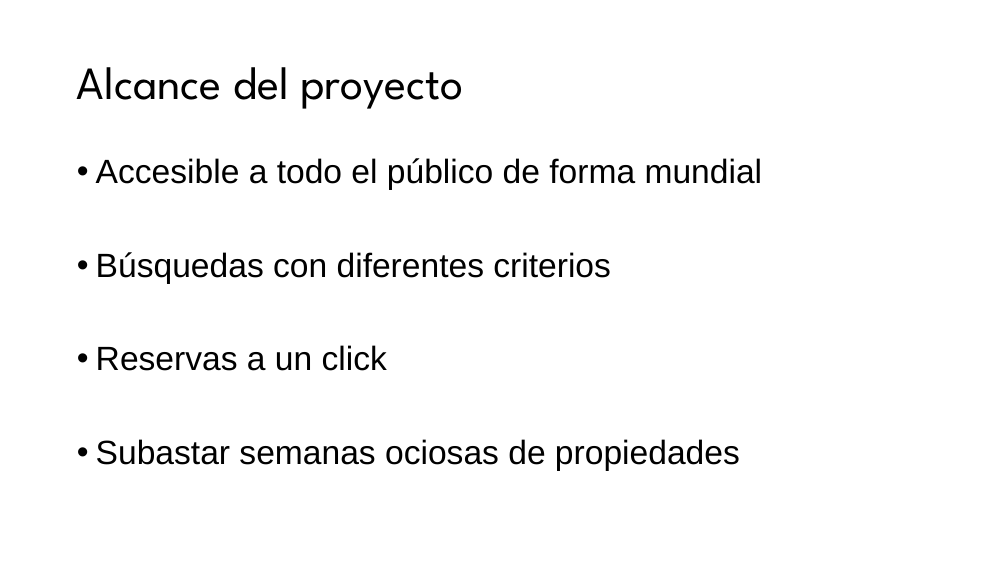
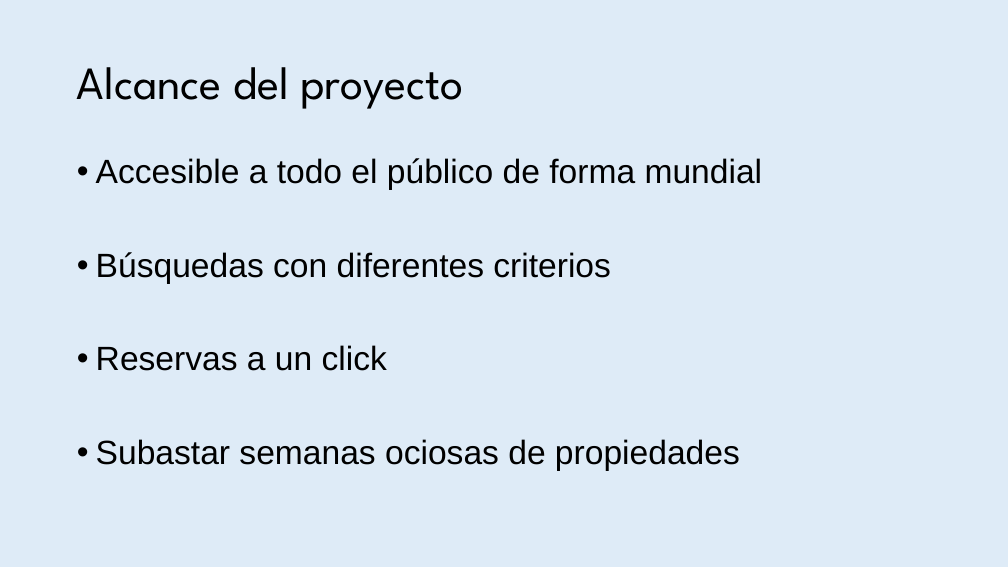
Before and after one commit to CanosaLeandro/Ing-de-Software---Grupo-5, a slide deck: slide 5 of Home Switch Home.pptx. Drawn at 1008x567 pixels with LibreOffice and Linux fonts; fonts in the diff are those of the drawing. Boxes give left, top, right and bottom in pixels: in the first picture for what was removed or moved away, otherwise in the second. Text is boxed around its words. In the diff, an @@ line names an element or a change of style, - is before the commit and + after.

```diff
--- a/Home Switch Home.pptx
+++ b/Home Switch Home.pptx
@@ background #FFFFFF to #DEEBF7 @@
```
Also in this commit, not shown: 5 other slides changed, 1 slide removed.
